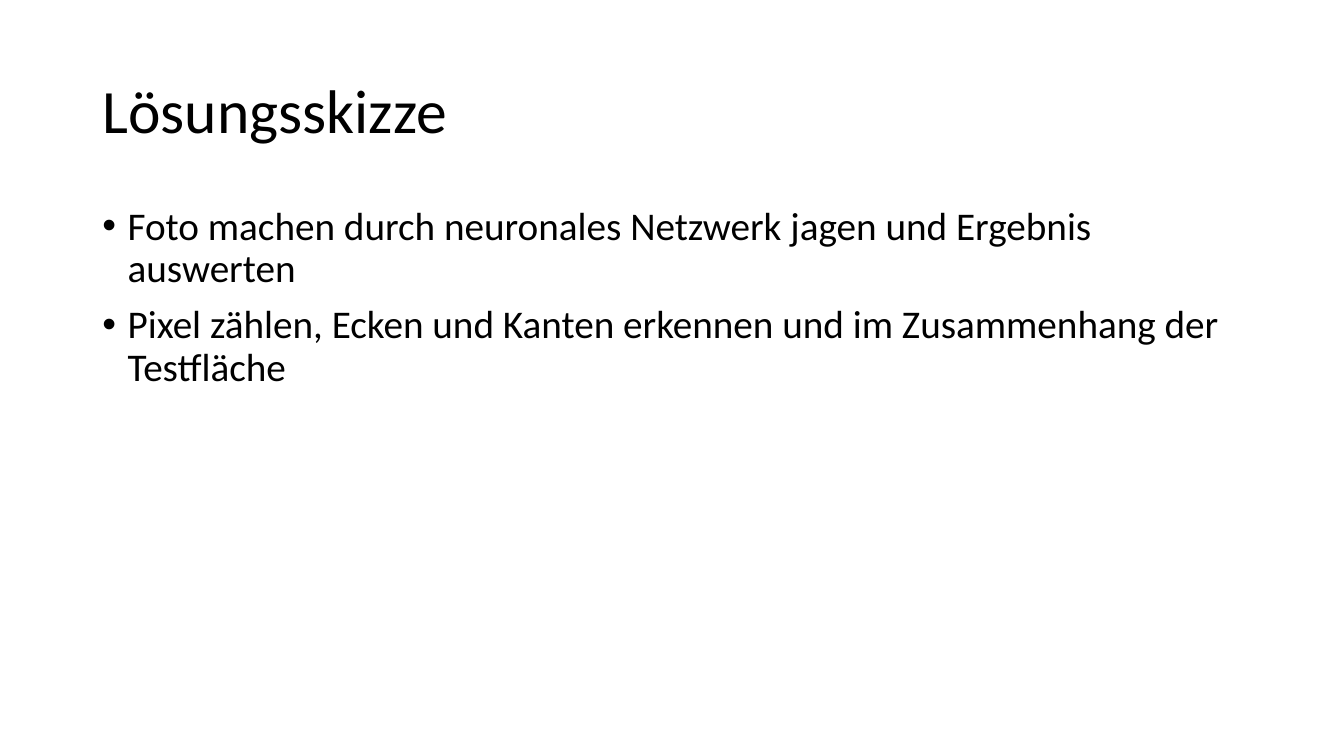
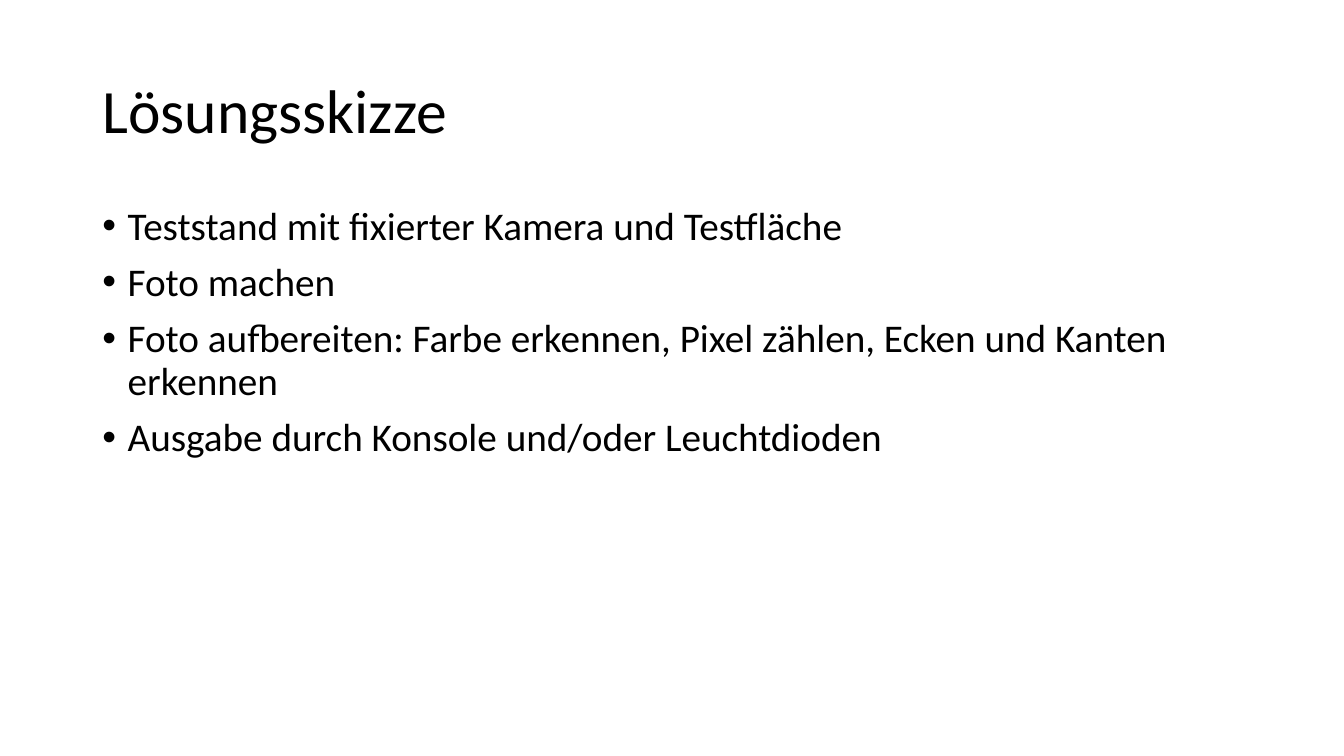
Before and after one commit to linuxfanatiker/hugepackage, a slide deck: slide 4 of 1Woche_Paketerkennung.pptx. Drawn at 1344x756 pixels with LibreOffice and Linux fonts; fonts in the diff are those of the drawing. Boxes give left, top, right and bottom in pixels: in the first picture for what was removed or moved away, otherwise in the second. Text is boxed around its words. In the diff, an @@ line names an element or a change of style, - is before the commit and + after.

```diff
--- a/1Woche_Paketerkennung.pptx
+++ b/1Woche_Paketerkennung.pptx
@@ text at (128,212,1166,458): text changed @@
-• Foto machen durch neuronales Netzwerk jagen und Ergebnis auswerten
-• Pixel zählen, Ecken und Kanten erkennen und im Zusammenhang der Testfläche
+• Teststand mit fixierter Kamera und Testfläche
+• Foto machen
+• Foto aufbereiten: Farbe erkennen, Pixel zählen, Ecken und Kanten erkennen
+• Ausgabe durch Konsole und/oder Leuchtdioden
```
Also in this commit, not shown: 3 other slides changed.
